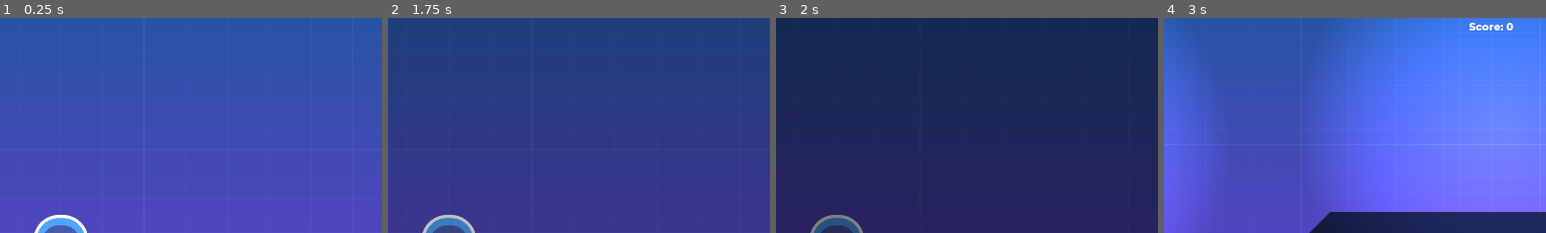
Above: before the commit, frames 1-4 (left to right).
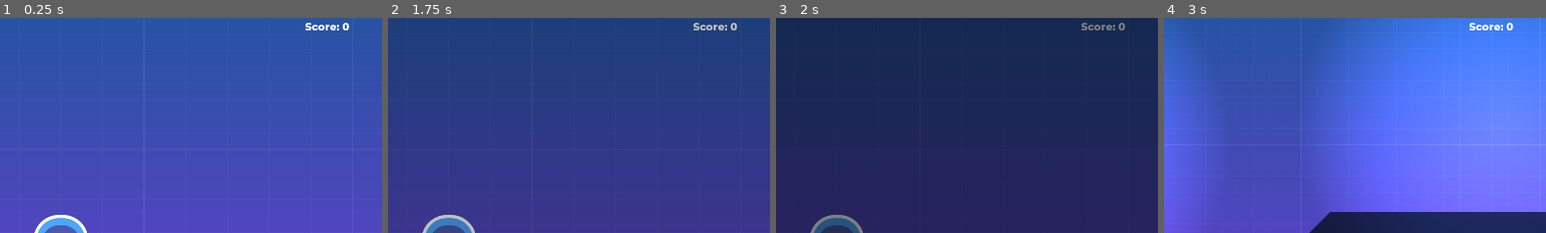
Above: after the commit, the same moments.

Repository: lukeeingram/basic-platfomer
Game: Godot game, scene res://src/Levels/LevelTemplate.tscn
Same seed, same stepped clock (60 frames per second), same inputs: the game is played once before the commit and once after it. This scene is started directly instead of the project's main scene.
Inputs:
- Up to frame 1 (0.25 s): no input
- Up to frame 2 (1.75 s): hold D (move_right) from 0.53 s (still down); tap W (jump) at 0.77, 1.52 s
- Up to frame 3 (2 s): keep holding D (move_right)
- Up to frame 4 (3 s): release D (move_right) at 2.03 s; hold A (move_left) 2.03-2.78 s; hold D (move_right) from 2.78 s (still down)
The pictures show only the part of the screen within x 50-100%, y 0-50%; the shares and areas given below are measured in that part.

The runs differ from the first frame. In frame 1, 0.2% of the frame differs, in the area x 79-92%, y 2-6%; in frame 2, 0.2%; in frame 3, 0.2%; in frame 4, nothing differs.

Commit message:
Add UI to LevelTemplate

Diff:
--- a/src/Levels/LevelTemplate.tscn
+++ b/src/Levels/LevelTemplate.tscn
@@ -7,6 +7,9 @@
 [ext_resource path="res://src/Objects/Coin.tscn" type="PackedScene" id=5]
 [ext_resource path="res://src/Objects/Portal2D.tscn" type="PackedScene" id=6]
 [ext_resource path="res://src/Levels/Level01.tscn" type="PackedScene" id=7]
+[ext_resource path="res://assets/ui_theme.tres" type="Theme" id=8]
+[ext_resource path="res://src/UserInterface/UserInterface.tscn" type="PackedScene" id=9]
+[ext_resource path="res://src/UserInterface/UserInterface.gd" type="Script" id=10]
 
 [sub_resource type="Animation" id=1]
 length = 0.001
@@ -700,6 +703,17 @@
 __meta__ = {
 "_edit_vertical_guides_": [ 4079.0, 5033.0 ]
 }
+
+[node name="UserInterface" type="CanvasLayer" parent="."]
+pause_mode = 2
+layer = 100
+
+[node name="UserInterface" type="Control" parent="UserInterface" instance=ExtResource( 9 )]
+pause_mode = 2
+anchor_right = 1.0
+anchor_bottom = 1.0
+theme = ExtResource( 8 )
+script = ExtResource( 10 )
 
 [node name="TileMap" type="TileMap" parent="."]
 tile_set = ExtResource( 1 )
Not shown: 1 places in src/Levels/LevelTemplate.tscn that only renumber resources
